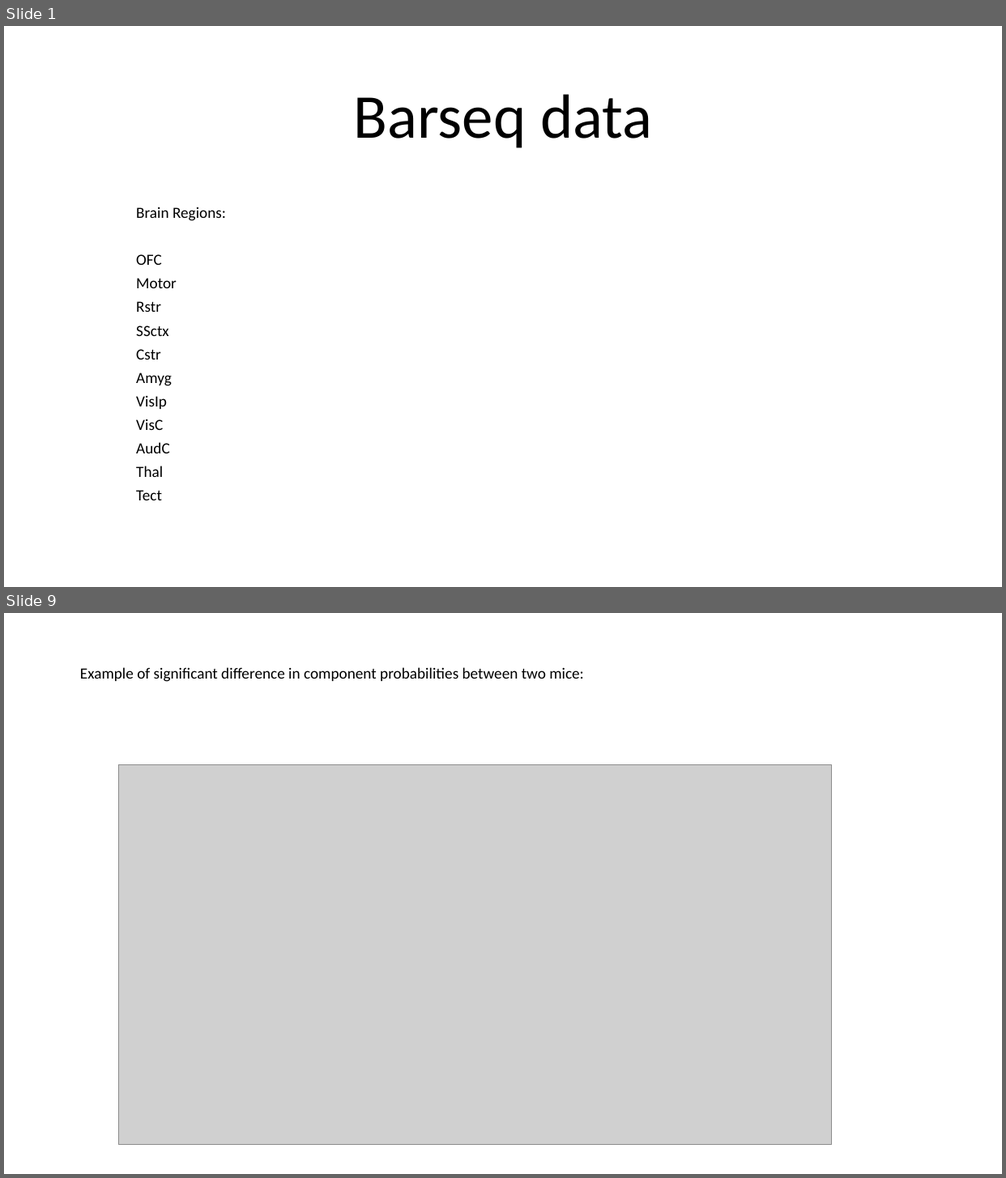
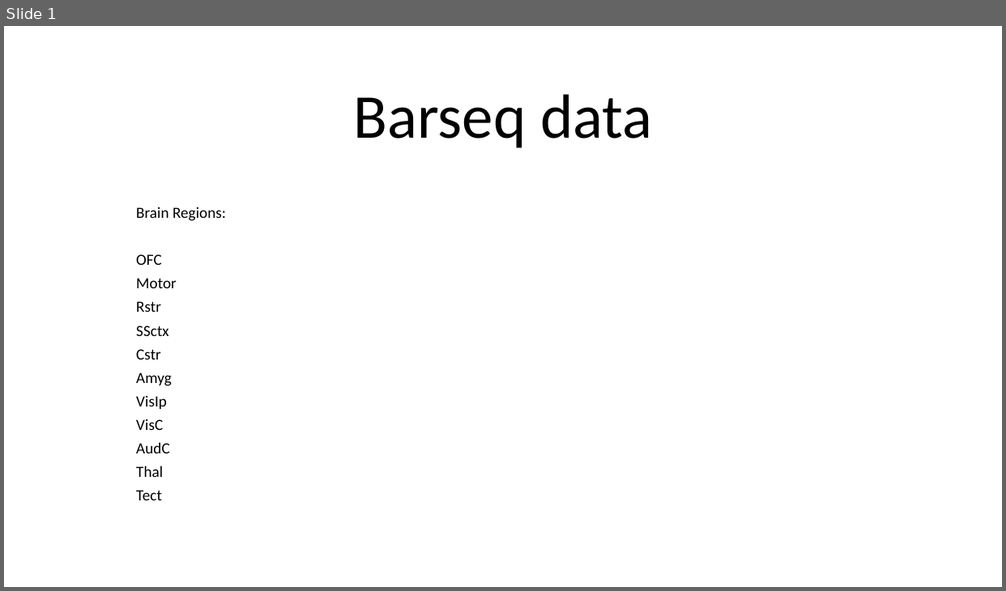
Before and after one commit to jinluliu550/MAPseq_analysis, a slide deck: jinlu/barseq.pptx. Shown one above the other, each under a label of ours: slides 1 and 9 before the commit, slide 1 after it; the slides between them are not shown. The pictures are 1006x1178 and 1006x591 pixels, drawn with LibreOffice and Linux fonts; fonts in the diff are those of the drawing; grey boxes stand for pictures. Boxes give left, top, right and bottom in pixels: in the first picture for what was removed or moved away, otherwise in the second. Text is boxed around its words. In the diff, an @@ line names an element or a change of style, - is before the commit and + after.

```diff
--- a/jinlu/barseq.pptx
+++ b/jinlu/barseq.pptx
@@ slide 9 removed at [4,613,1002,1174], background #FFFFFF @@
@@ title removed at [80,667,584,682] @@
-Example of significant difference in component probabilities between two mice:
@@ picture removed at [118,764,831,1144] @@
```
Also in this commit, not shown: 9 slides changed, 12 slides added, 9 other slides removed, 24 other files.
